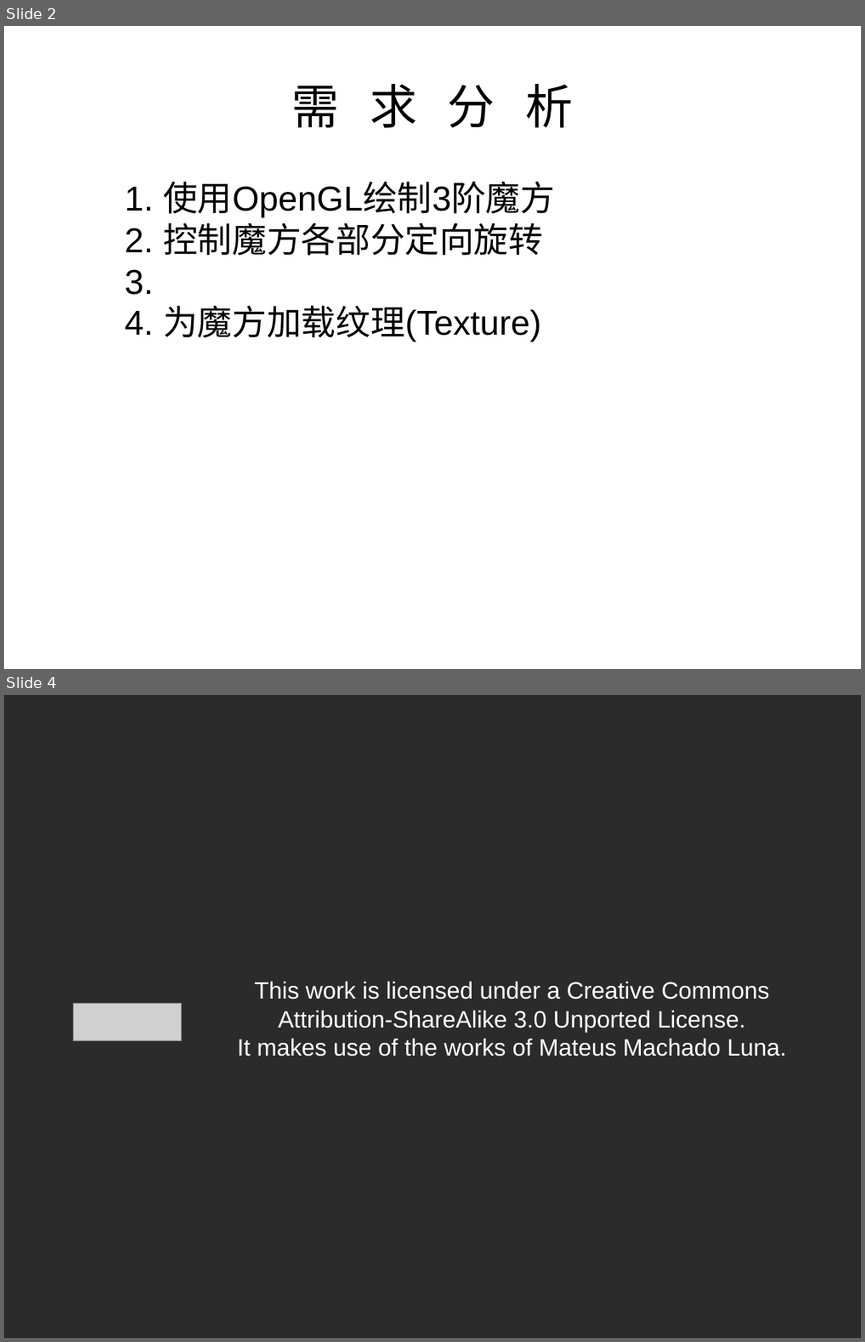
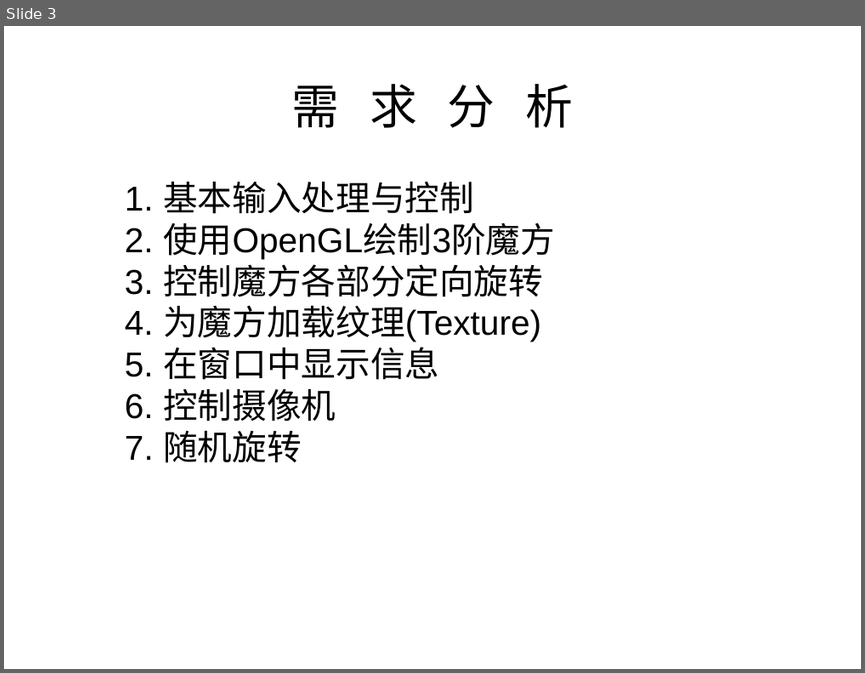
Before and after one commit to Seas0/OpenGLMagicCube, a slide deck: docs/OpenGLCubeDirect.pptx. Shown one above the other, each under a label of ours: slides 2 and 4 before the commit, slide 3 after it; the slides between them are not shown. The pictures are 865x1342 and 865x673 pixels, drawn with LibreOffice and Linux fonts; fonts in the diff are those of the drawing; grey boxes stand for pictures; background and template pictures are left out; a plain dark background stands for a picture behind light text. Boxes give left, top, right and bottom in pixels: in the first picture for what was removed or moved away, otherwise in the second. Text is boxed around its words. In the diff, an @@ line names an element or a change of style, - is before the commit and + after.

Commit message:
add: random rotate whole cube add: info text
change: ppt document

fix: texture for Windows bulid

TODO: Noise gen

```diff
--- a/docs/OpenGLCubeDirect.pptx
+++ b/docs/OpenGLCubeDirect.pptx
@@ slide 4 removed at [4, 695, 861, 1338], background picture (left out) @@
@@ text removed at [237, 981, 787, 1056] @@
-This work is licensed under a Creative Commons Attribution-ShareAlike 3.0 Unported License.
-It makes use of the works of Mateus Machado Luna.
@@ picture removed at [73, 1003, 182, 1041] @@
@@ what was slide 2 is now slide 3 @@
@@ slide 3 changed as well @@
@@ text at [125, 181, 555, 297]: text changed @@
-1. 使用OpenGL绘制3阶魔方
-2. 控制魔方各部分定向旋转
-3.
+1. 基本输入处理与控制
+2. 使用OpenGL绘制3阶魔方
+3. 控制魔方各部分定向旋转
@@ text at [125, 341, 439, 463]: paragraphs added @@
+5. 在窗口中显示信息
+6. 控制摄像机
+7. 随机旋转
```
Also in this commit, not shown: 1 other slide changed, 8 slides added, 1 other slide removed, 12 other files.
